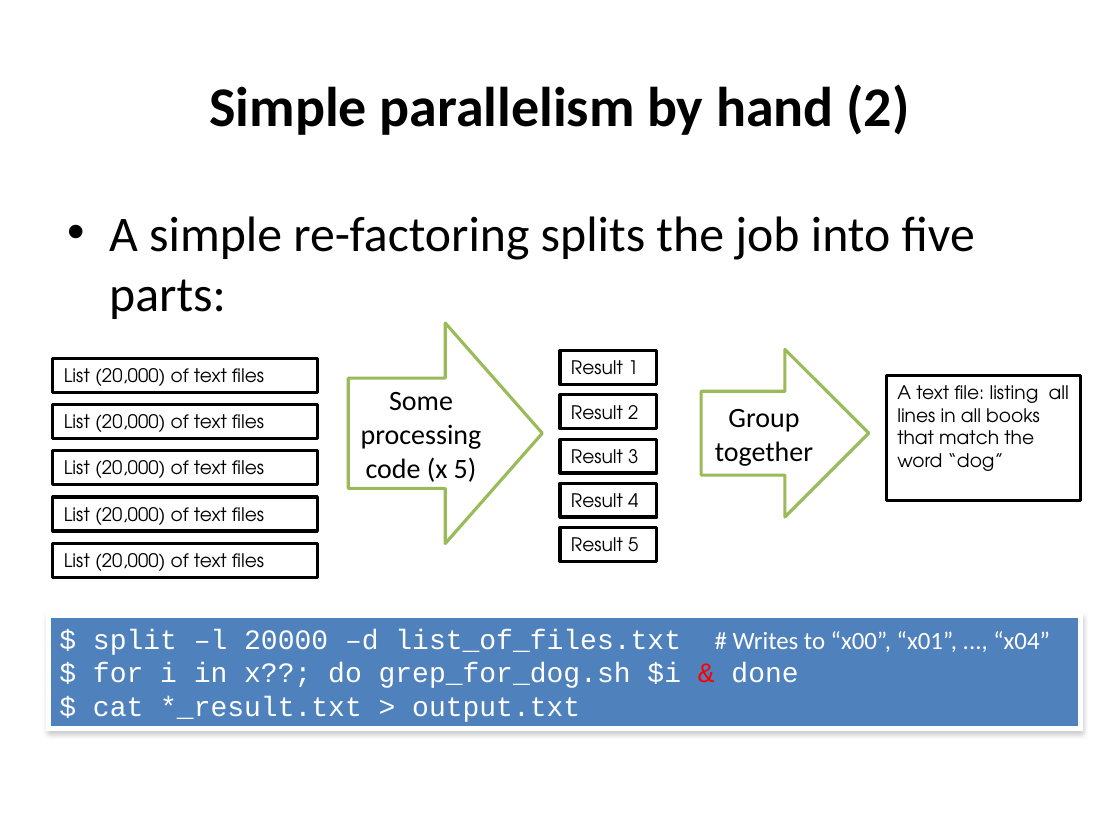
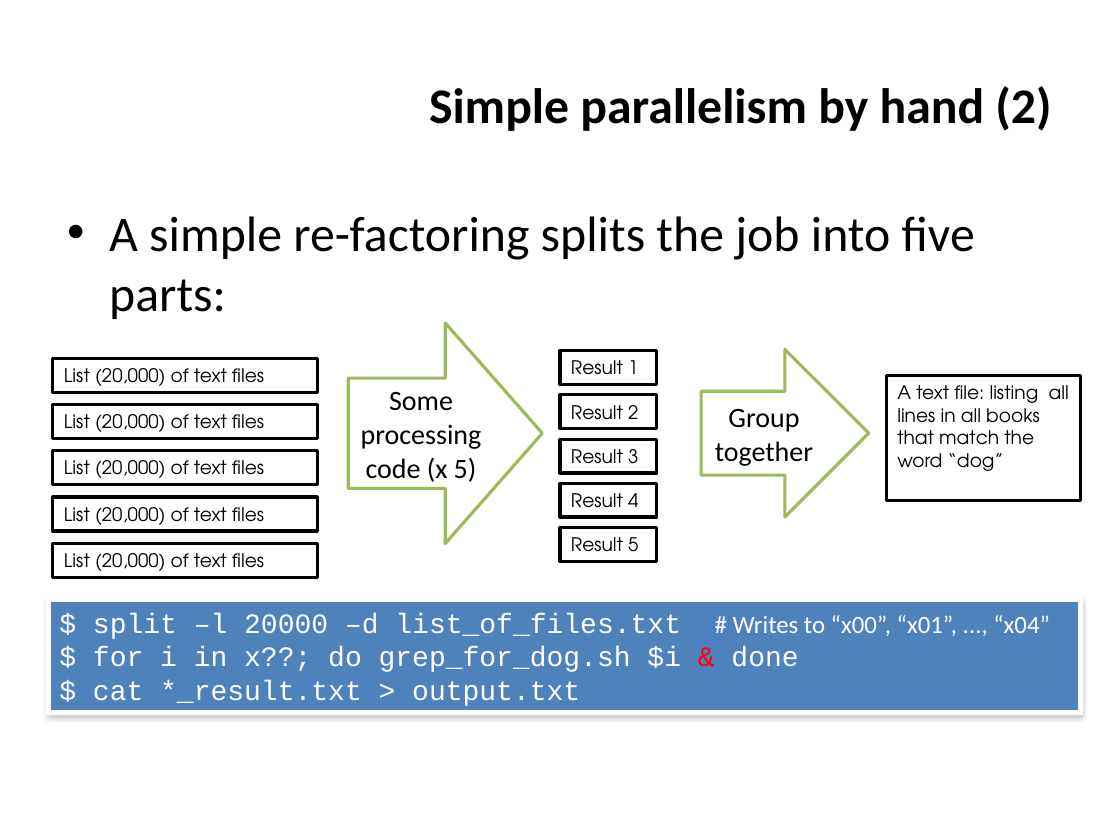
Before and after one commit to ncasuk/ncas-isc, a slide deck: slide 9 of overview_presentations/Parallel_Processing_Large_Data.pptx. Drawn at 1120x840 pixels with LibreOffice and Linux fonts; fonts in the diff are those of the drawing; background and template pictures are left out. Boxes give left, top, right and bottom in pixels: in the first picture for what was removed or moved away, otherwise in the second. Text is boxed around its words. In the diff, an @@ line names an element or a change of style, - is before the commit and + after.

```diff
--- a/overview_presentations/Parallel_Processing_Large_Data.pptx
+++ b/overview_presentations/Parallel_Processing_Large_Data.pptx
@@ title "Simple parallelism by hand (2)" at (429,86,1051,131): size 36 to 32 pt; alignment centre to right @@
@@ rectangle "$ split –l 20000 –d ...": place and size @@
-rectangle "$ split –l 20000 –d ..." at (48,616,1080,729)
+rectangle "$ split –l 20000 –d ..." at (48,600,1080,713)
```
Also in this commit, not shown: 25 other slides changed, 5 other files.
